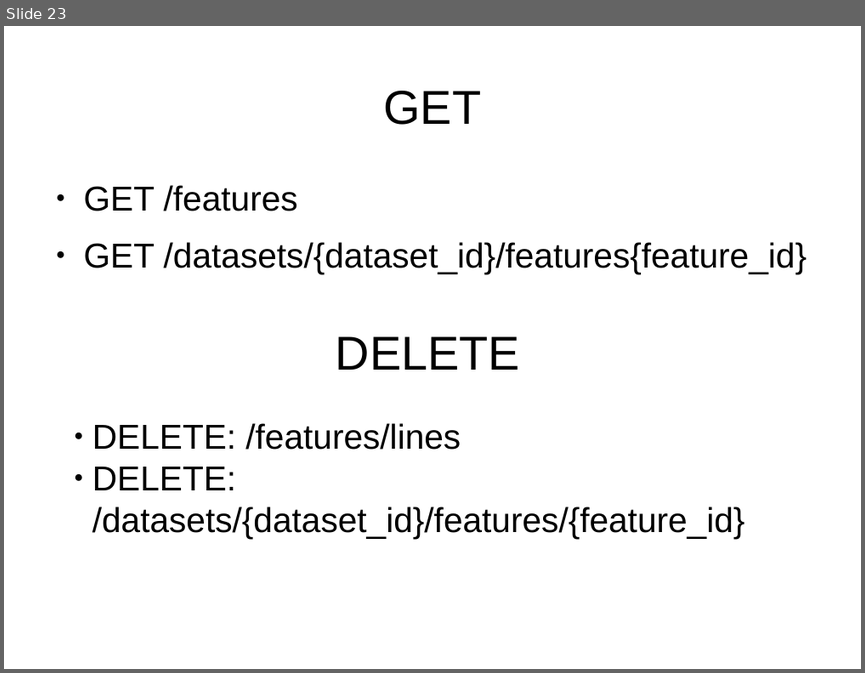
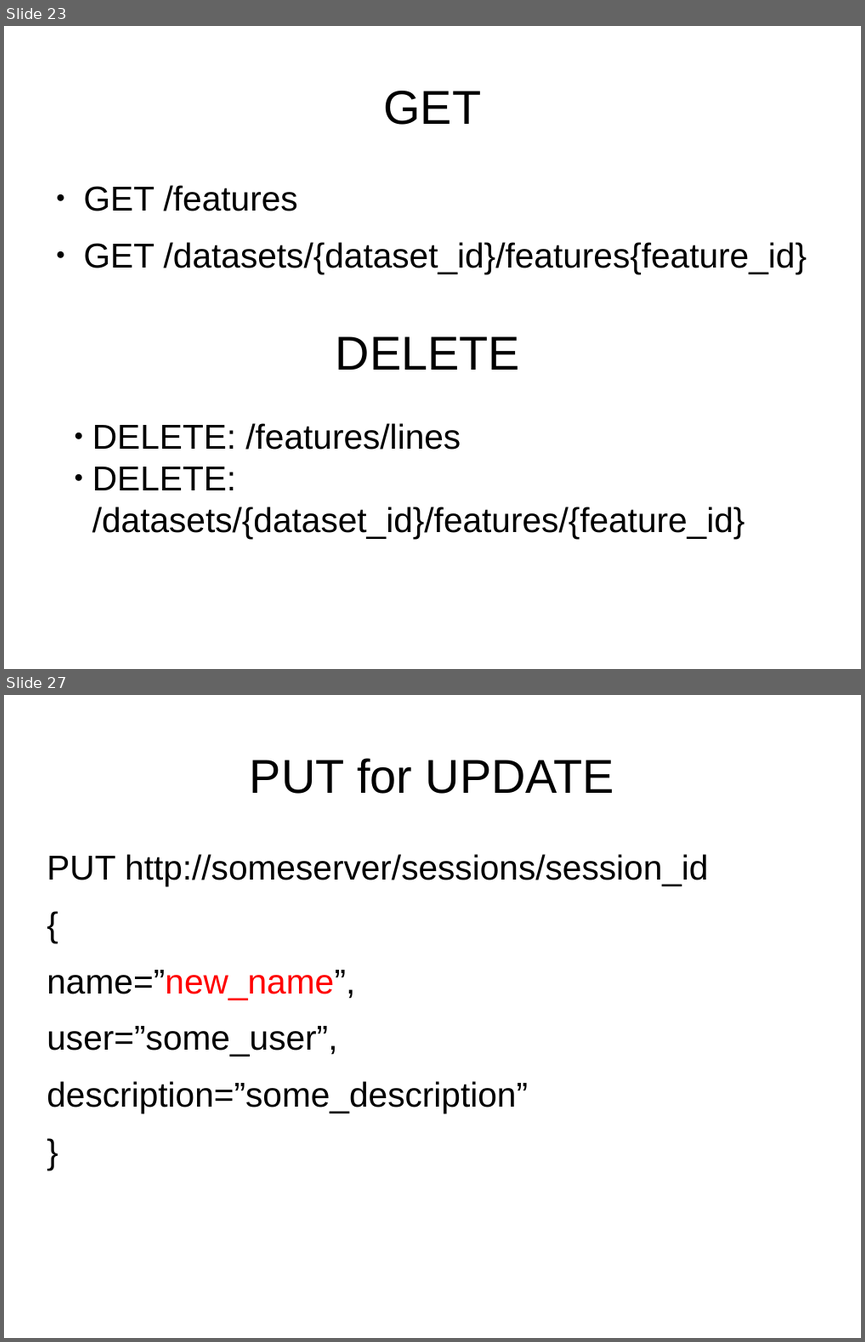
Before and after one commit to netzu/rest-presentation, a slide deck: RestfulFundaments.odp. Shown one above the other, each under a label of ours: slide 23 before the commit, slides 23 and 27 after it; the slides between them are not shown. The pictures are 865x673 and 865x1342 pixels, drawn with LibreOffice and Linux fonts; fonts in the diff are those of the drawing. Boxes give left, top, right and bottom in pixels: in the first picture for what was removed or moved away, otherwise in the second. Text is boxed around its words. In the diff, an @@ line names an element or a change of style, - is before the commit and + after.

Commit message:
More slides added Finished slides about URL and HTTP methods Added some remarks in the mindmaps, Roy Fielding picture added in the imagery repository

```diff
--- a/RestfulFundaments.odp
+++ b/RestfulFundaments.odp
@@ slide 27 added at [4,695,861,1338], background #FFFFFF @@
@@ title added at [250,758,614,794], 44 pt, text #000000 @@
+PUT for UPDATE
@@ text added at [46,854,708,1113], 32 pt, text #000000 @@
+PUT http://someserver/sessions/session_id
+{
+name=”new_name”,
+user=”some_user”,
+description=”some_description”
+}
```
Also in this commit, not shown: 8 slides changed, 8 other slides added, 1 slide removed, 2 other files.
